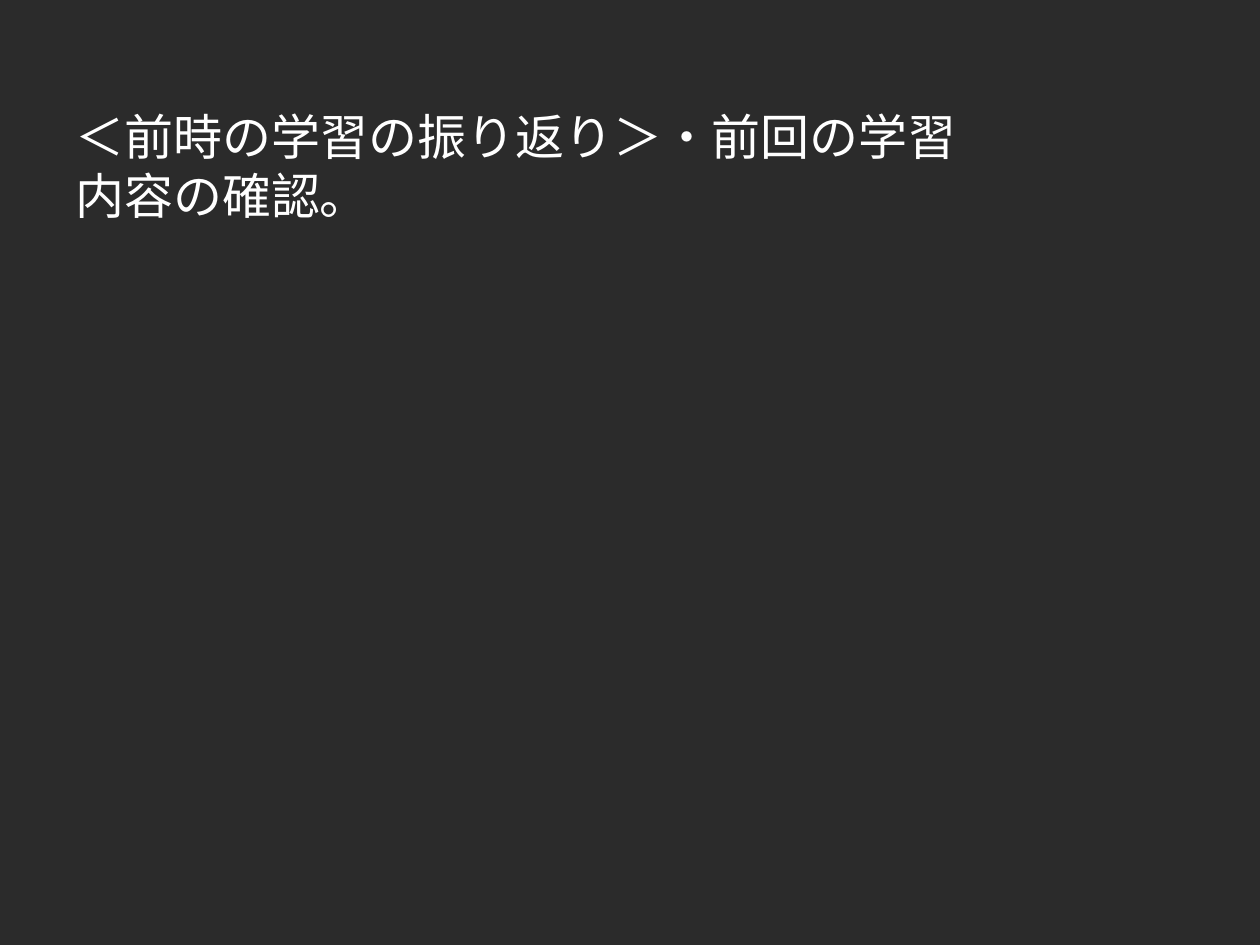
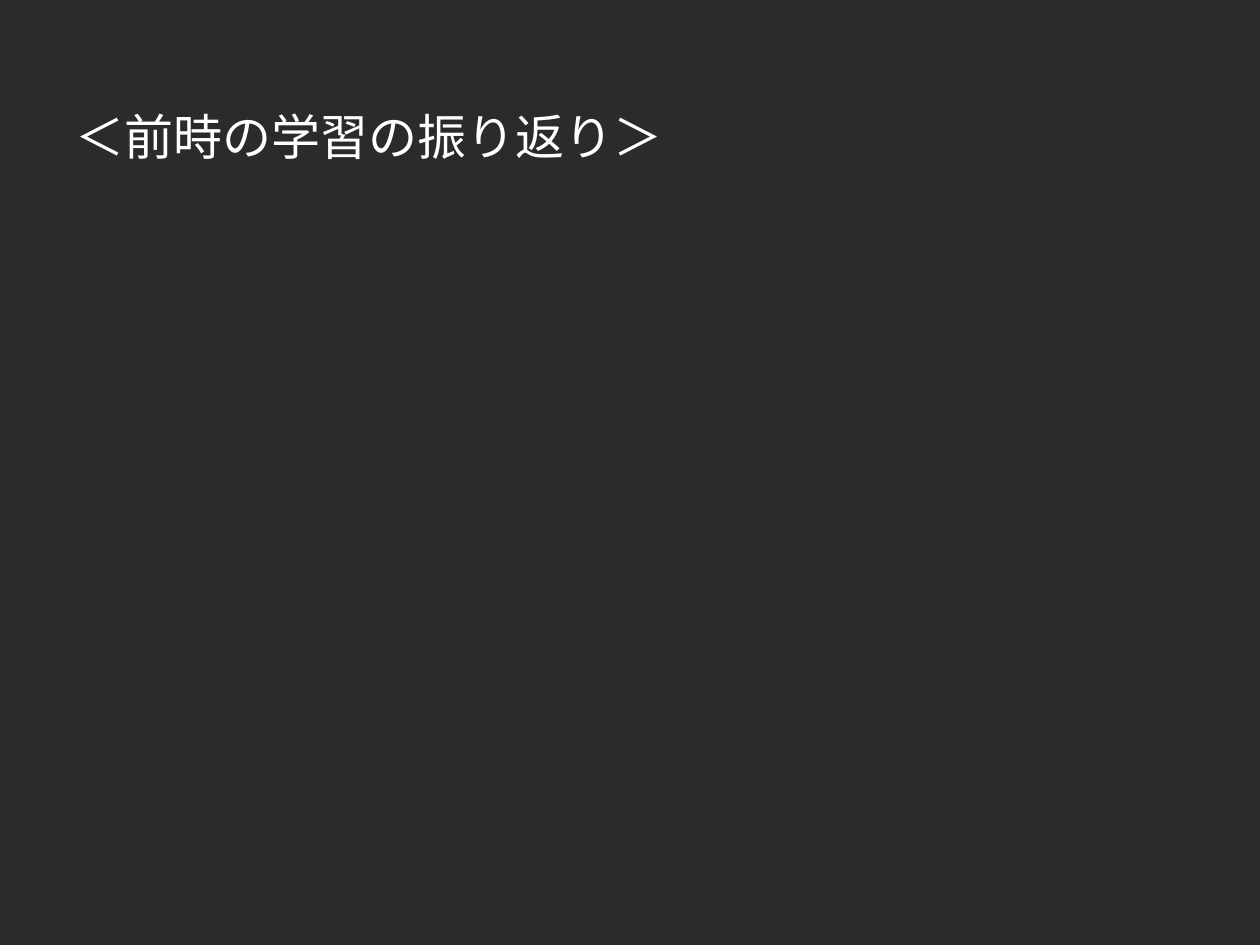
Before and after one commit to moriten0318/AITeacher_python, a slide deck: slide 1 of test_presentation.pptx. Drawn at 1260x945 pixels with LibreOffice and Linux fonts; fonts in the diff are those of the drawing; background and template pictures are left out; a plain dark background stands for a picture behind light text. Boxes give left, top, right and bottom in pixels: in the first picture for what was removed or moved away, otherwise in the second. Text is boxed around its words. In the diff, an @@ line names an element or a change of style, - is before the commit and + after.

```diff
--- a/test_presentation.pptx
+++ b/test_presentation.pptx
@@ text at box(75, 113, 662, 159): text changed @@
-＜前時の学習の振り返り＞・前回の学習
-内容の確認。
+＜前時の学習の振り返り＞
```
Also in this commit, not shown: 6 other slides changed, 1 slide added, 54 other files.
